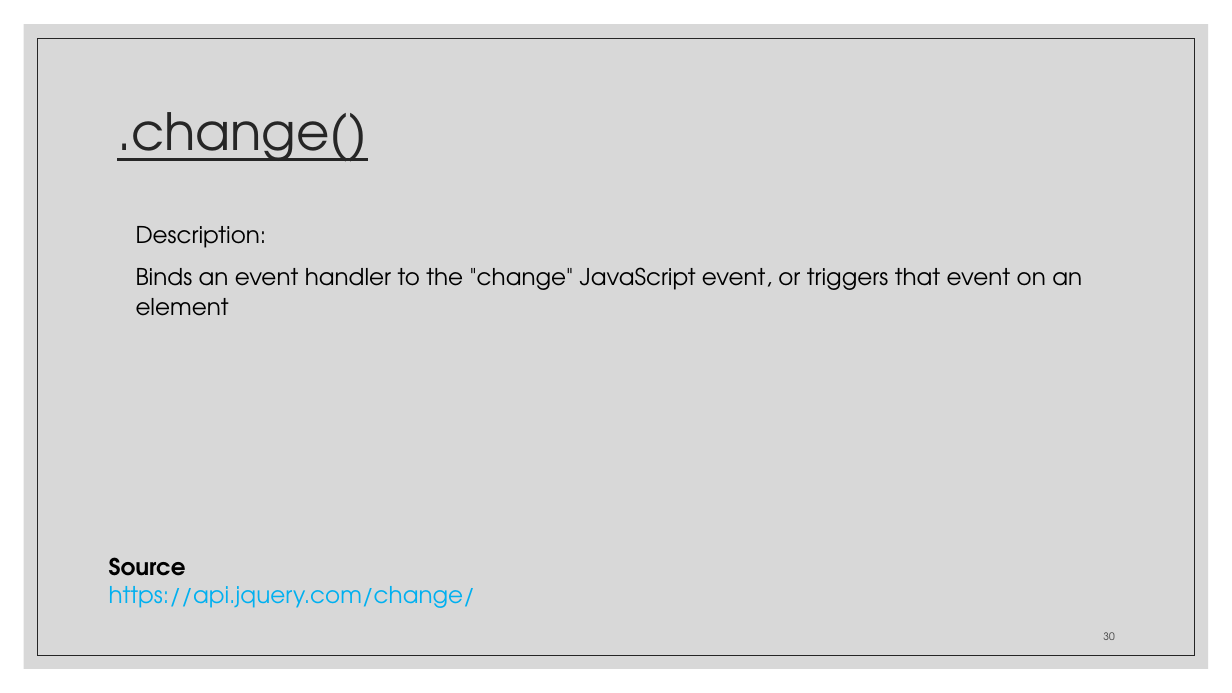
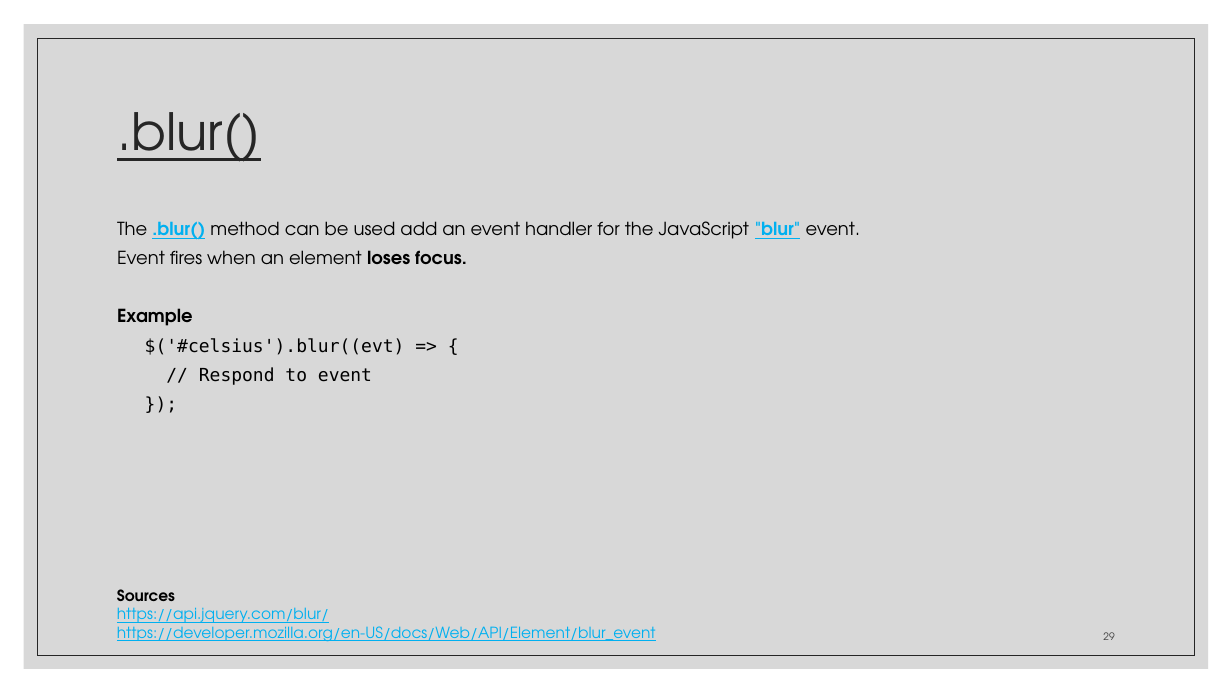
Before and after one commit to zackstotts/base-node-curriculum, a slide deck: slide 29 of unit_00/html_review/05 jQuery.pptx (slide 30 before the commit). Drawn at 1232x693 pixels with LibreOffice and Linux fonts; fonts in the diff are those of the drawing. Boxes give left, top, right and bottom in pixels: in the first picture for what was removed or moved away, otherwise in the second. Text is boxed around its words. In the diff, an @@ line names an element or a change of style, - is before the commit and + after.

Commit message:
jquery slides

```diff
--- a/unit_00/html_review/05 jQuery.pptx
+++ b/unit_00/html_review/05 jQuery.pptx
@@ title at (117, 112, 261, 162): text changed @@
-.change()
+.blur()
@@ text at (117, 221, 861, 385): text changed; size 18 to 14 pt @@
-Description:
-Binds an event handler to the "change" JavaScript event, or triggers that event on an element
+The .blur() method can be used add an event handler for the JavaScript "blur" event.
+Event fires when an element loses focus.
+Example
+  $('#celsius').blur((evt) => {
+  // Respond to event
+  });
@@ text removed at (109, 557, 476, 608) @@
-Source
-https://api.jquery.com/change/
@@ text added at (117, 589, 656, 642), 12 pt, text #00B0F0, underline @@
+Sources
+https://api.jquery.com/blur/
+https://developer.mozilla.org/en-US/docs/Web/API/Element/blur_event
@@ page number at (1103, 632, 1114, 640): text changed @@
-30
+29
```
Also in this commit, not shown: 11 other slides changed, 15 slides added, 23 slides removed.
